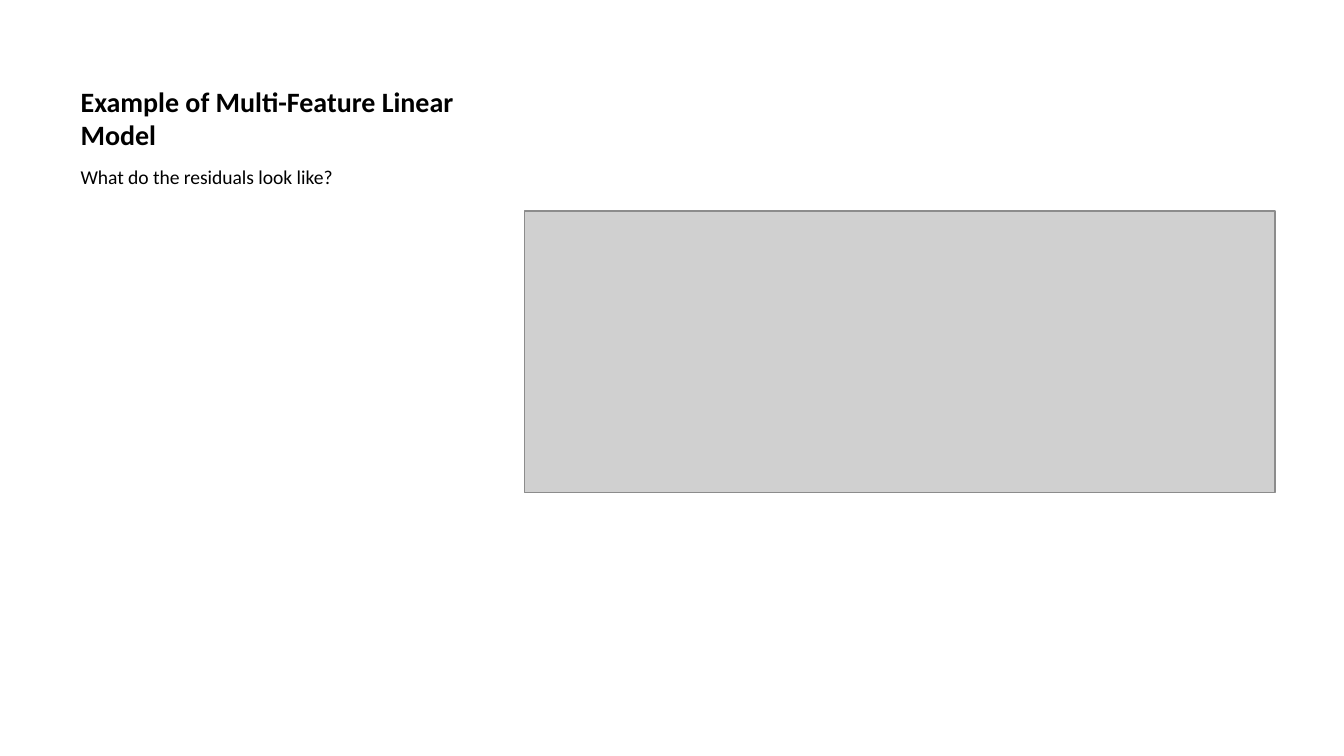
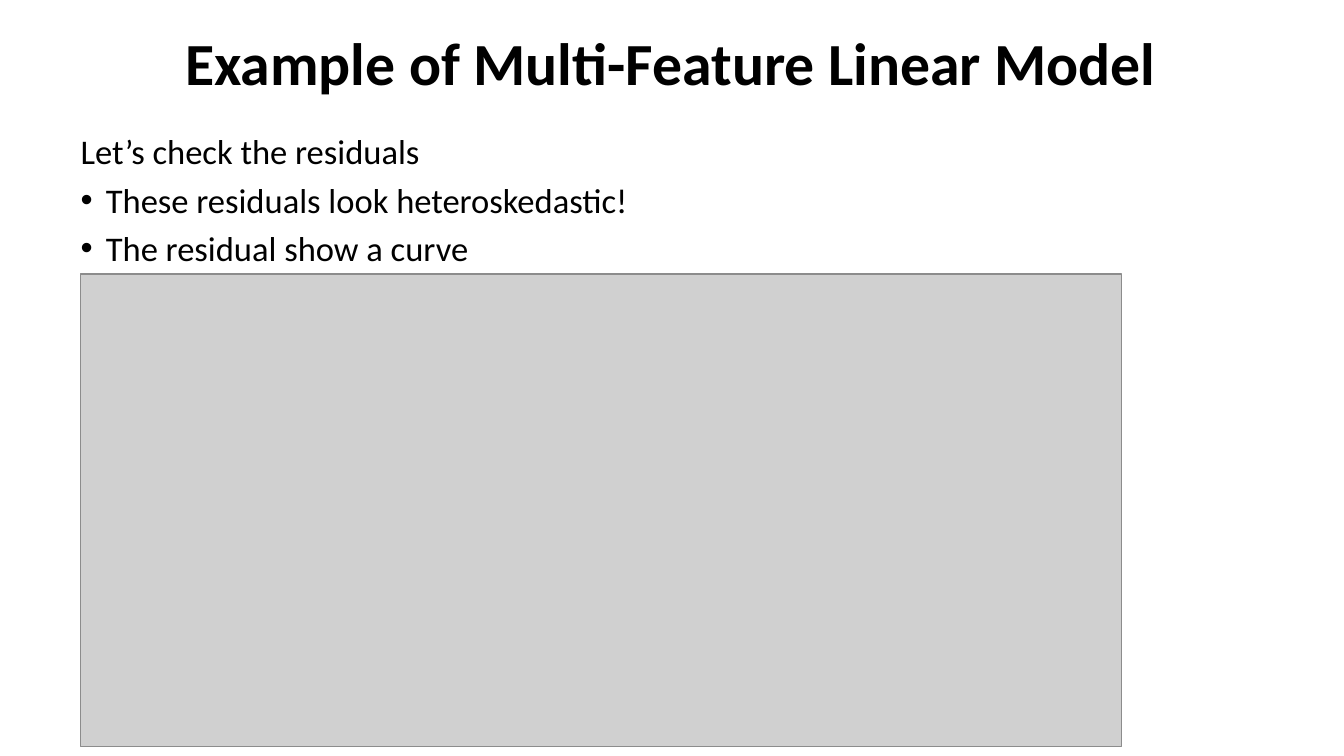
Before and after one commit to StephenElston/CSCI-E-83, a slide deck: slide 46 of LectureSlides/08_IntroductionToLinearModels.pptx (slide 48 before the commit). Drawn at 1344x756 pixels with LibreOffice and Linux fonts; fonts in the diff are those of the drawing; grey boxes stand for pictures. Boxes give left, top, right and bottom in pixels: in the first picture for what was removed or moved away, otherwise in the second. Text is boxed around its words. In the diff, an @@ line names an element or a change of style, - is before the commit and + after.

```diff
--- a/LectureSlides/08_IntroductionToLinearModels.pptx
+++ b/LectureSlides/08_IntroductionToLinearModels.pptx
@@ title "Example of Multi-Feature Linear Model" at [185, 43, 1155, 95]: size 15 to 32 pt; alignment left to centre @@
@@ text at [81, 139, 627, 262]: text changed; size 10.5 to 18.5 pt @@
-What do the residuals look like?
+Let’s check the residuals
+• These residuals look heteroskedastic!
+• The residual show a curve
@@ picture removed at [524, 211, 1274, 493] @@
@@ picture added at [81, 274, 1122, 747] @@
```
Also in this commit, not shown: 7 other slides changed, 5 slides added, 18 slides removed.
